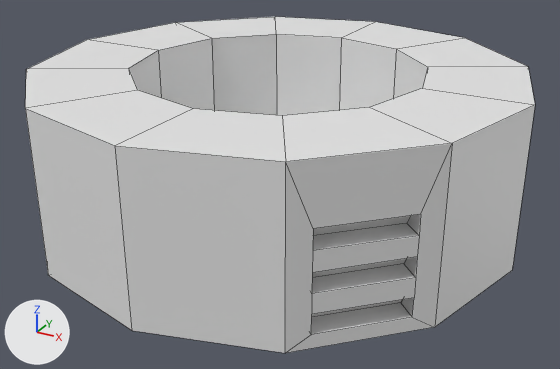
One commit to the OBJ model npc/enemy/totembot/assets/motor_0.obj: the scene before it, then after it.
Before and after are seen from a 50 mm lens placed at (0.1219, -0.2431, 0.2071), pointed at (-0.0094, -0.0044, 0.0877). The axes (+X, +Y, +Z) are drawn at lower left. The lights are the same throughout. Mesh edges are drawn as thin lines. Where no turn or scale is listed for an object, it has been applied to the vertices.

Names of what the first picture shows: 'Motor'.
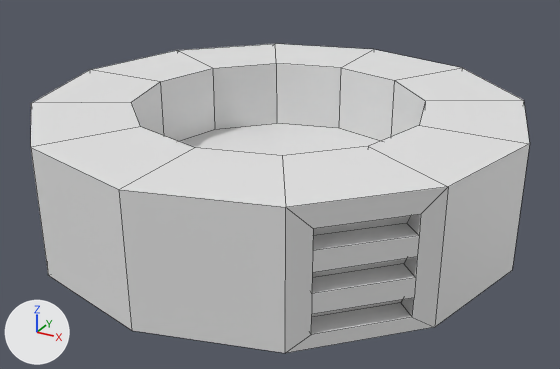
The edits, one by one:
me_motor has 265 vertices, 257 faces and spans x -0.104..0.079, y -0.092..0.092, z 0.069..0.132.
me_motor is used by ob_motor; location (0.0, 0.0, 0.0).
me_motor part 1: all 24 vertices in x -0.104..0.079, y -0.092..0.092, z 0.132 are moved by (0.0, 0.0, -0.013).

Location of each change, [x1, y1, x2, y2] in pixels of the pictures (560 x 369 px):
'Motor', reshaped (8% shorter): before [25, 17, 535, 353]; after [31, 44, 530, 353]
